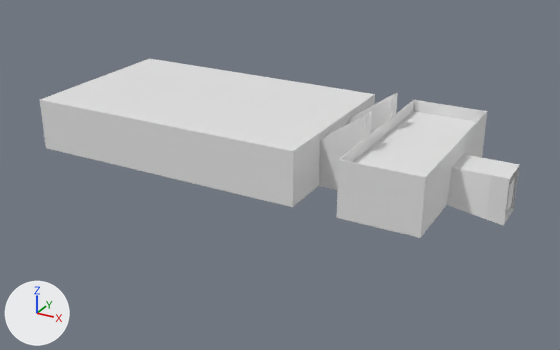
One commit to the glTF model public/levels/room5555-right.glb: the scene before it, then after it.
Camera for both pictures: a 50 mm camera at (15.3, -87.5, 48.9) aimed at (-37.4, 8.3, 1.0). Lighting does not change. The marker at lower left points along +X, +Y and +Z. The older version comes first. Where no turn or scale is listed for an object, it has been applied to the vertices. Vertices at exactly the same position are counted once.

The first picture shows 'BulbRoom', 'Ceiling', 'Portal_Entrance', 'Room'.
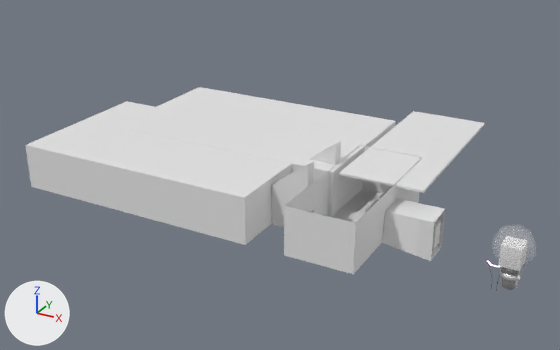
Boxes (x1, y1, x2, y2) around the edits, measured in the pictures (560 x 350 px):
'Room', reshaped, moved, rescaled (12% narrower): before (40, 58, 519, 238); after (26, 101, 445, 274)
'BulbRoom', rescaled: before (47, 148, 290, 207); after (116, 87, 396, 217)
'Lightbulb', moved, turned (not visible before): after (492, 224, 537, 277)
'Cube.001', moved, turned (not visible before): after (500, 272, 521, 290)
'Portal_Entrance', moved, rescaled: before (507, 180, 514, 210); after (434, 221, 441, 248)
'Filament', moved, turned (not visible before): after (487, 261, 500, 291)
'Dierama', moved (not visible before): after (498, 263, 521, 271)
part 1 of me_mesh_017, deleted: before (40, 58, 519, 238)

Edits to the bpy script that builds the scene:
```text
Change me_mesh_017:
    used by ob_room; parent = ob_room5555; location = (6.316, 12.74, 0.0)
    remove me_mesh_017.from_pydata(...)  # 348 vertices, 764 faces; spans x -69.4..-9.6, y -11.9..11.7, z -1.3..9.8
    add me_mesh_017.from_pydata(...)  # 160 vertices, 266 faces; spans x -69.3..-9.6, y -11.8..11.6, z -1.2..9.8
    me_mesh_017 part 1
    188 vertices are removed from x -69.4..-9.6, y -11.9..11.7, z -1.3..9.8
    498 faces are deleted
Change ob_bulbroom:
    ob_bulbroom.scale: (1.0, 1.0, 1.0) -> (0.8, 0.8, 0.8)
Change ob_dierama:
    ob_dierama.location: (-30.82, 19.59, 0.0) -> (0.0, 0.0, 0.0)
Change ob_lightbulb:
    ob_lightbulb.rotation_euler: (-1.291, 0.0138, -0.788) -> (0.0, 0.0, 0.0)  # degrees (-74, 0.8, -45) -> degrees (0, 0, 0)
    ob_lightbulb.location: (-36.29, 7.085, 2.048) -> (0.0, 0.0, 0.0)
Change ob_portal_entrance:
    ob_portal_entrance.location: (6.316, 12.74, 0.0) -> (0.0, 0.0, 0.0)
    ob_portal_entrance.scale: (1.0, 1.0, 1.0) -> (0.8, 0.8, 0.8)
Change ob_room:
    ob_room.location: (6.316, 12.74, 0.0) -> (0.0, 0.0, 0.0)
    ob_room.scale: (1.0, 1.0, 1.0) -> (0.8, 0.8, 0.8)
```
